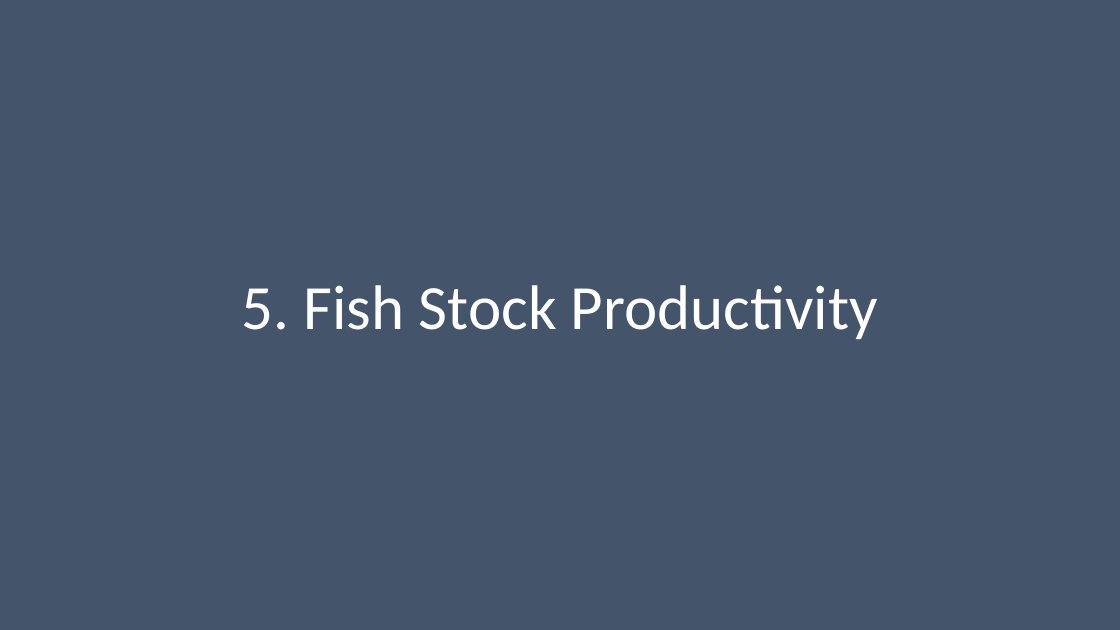
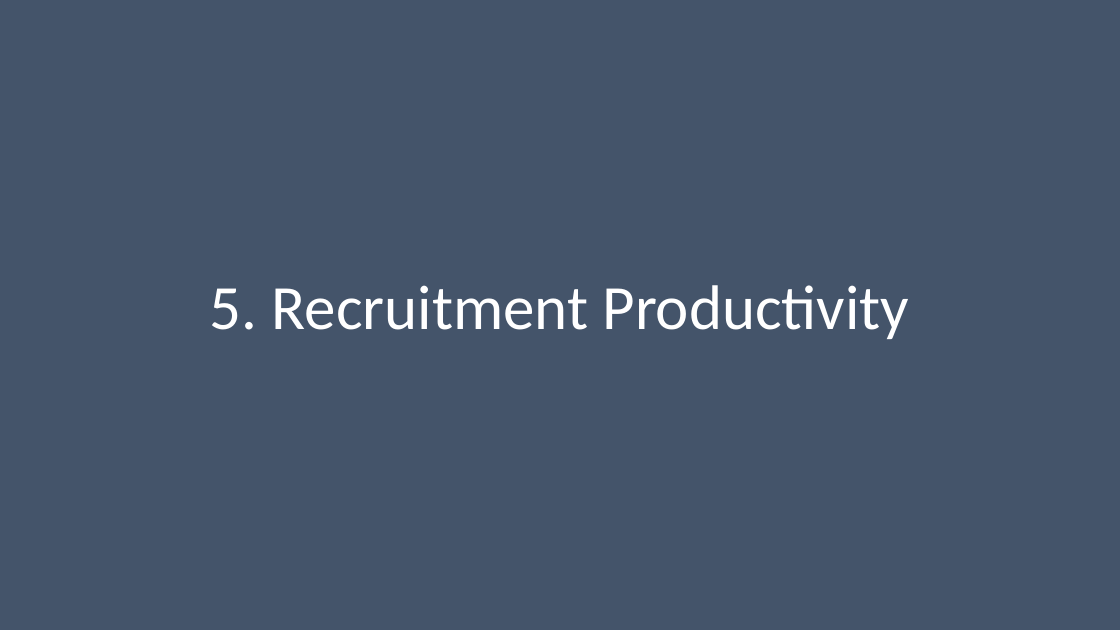
Before and after one commit to TESA-workshops/Ref-Pt-101, a slide deck: slide 35 of RefPt101_221109tb.pptx (slide 34 before the commit). Drawn at 1120x630 pixels with LibreOffice and Linux fonts; fonts in the diff are those of the drawing. Boxes give left, top, right and bottom in pixels: in the first picture for what was removed or moved away, otherwise in the second. Text is boxed around its words. In the diff, an @@ line names an element or a change of style, - is before the commit and + after.

```diff
--- a/RefPt101_221109tb.pptx
+++ b/RefPt101_221109tb.pptx
@@ title at (210, 285, 910, 339): text changed @@
-5. Fish Stock Productivity
+5. Recruitment Productivity
```
Also in this commit, not shown: 10 other slides changed, 6 slides added, 4 slides removed.
